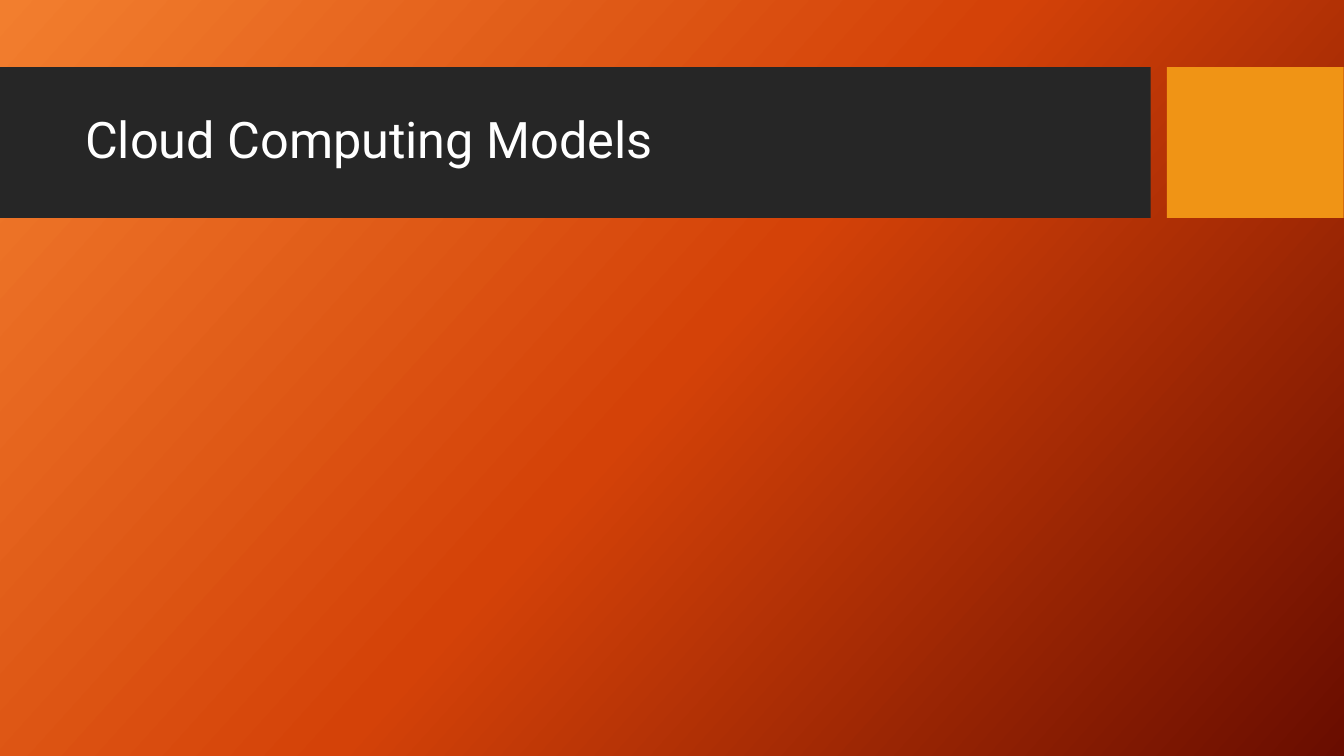
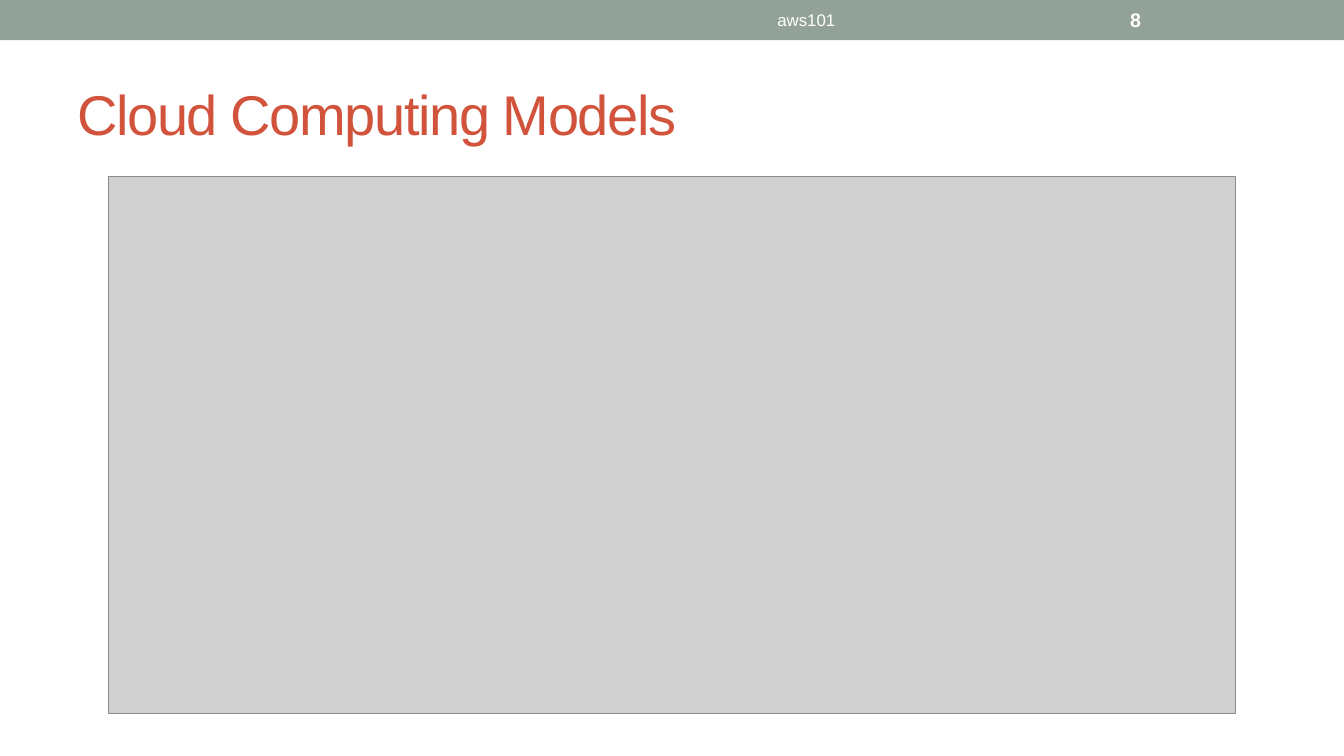
Before and after one commit to ignis01/aws101, a slide deck: slide 8 of aws101.pptx (slide 4 before the commit). Drawn at 1344x756 pixels with LibreOffice and Linux fonts; fonts in the diff are those of the drawing; grey boxes stand for pictures; background and template pictures are left out. Boxes give left, top, right and bottom in pixels: in the first picture for what was removed or moved away, otherwise in the second. Text is boxed around its words. In the diff, an @@ line names an element or a change of style, - is before the commit and + after.

```diff
--- a/aws101.pptx
+++ b/aws101.pptx
@@ background picture (left out) to #FFFFFF @@
@@ rectangle added at [0,0,1344,40], fill #93A299 @@
@@ text added at [777,14,835,26], 12 pt, text #FFFFFF @@
+aws101
@@ page number added at [1130,13,1141,27], 14 pt, text #FFFFFF, bold @@
+8
@@ title "Cloud Computing Models": place and size @@
-title "Cloud Computing Models" at [85,120,653,169]
+title "Cloud Computing Models" at [77,94,676,145]
@@ title "Cloud Computing Models" at [77,94,676,145]: size 36 to 40 pt, font Roboto to Arial, text colour #FFFFFF to #D2533C, letter spacing 0 to -1 pt; line spacing 0.9 to 1 @@
@@ rectangle removed at [0,68,1150,219] @@
@@ rectangle removed at [1168,68,1344,219] @@
@@ picture added at [109,176,1236,714] @@
```
Also in this commit, not shown: 6 other slides changed, 10 slides added, 1 slide removed.
